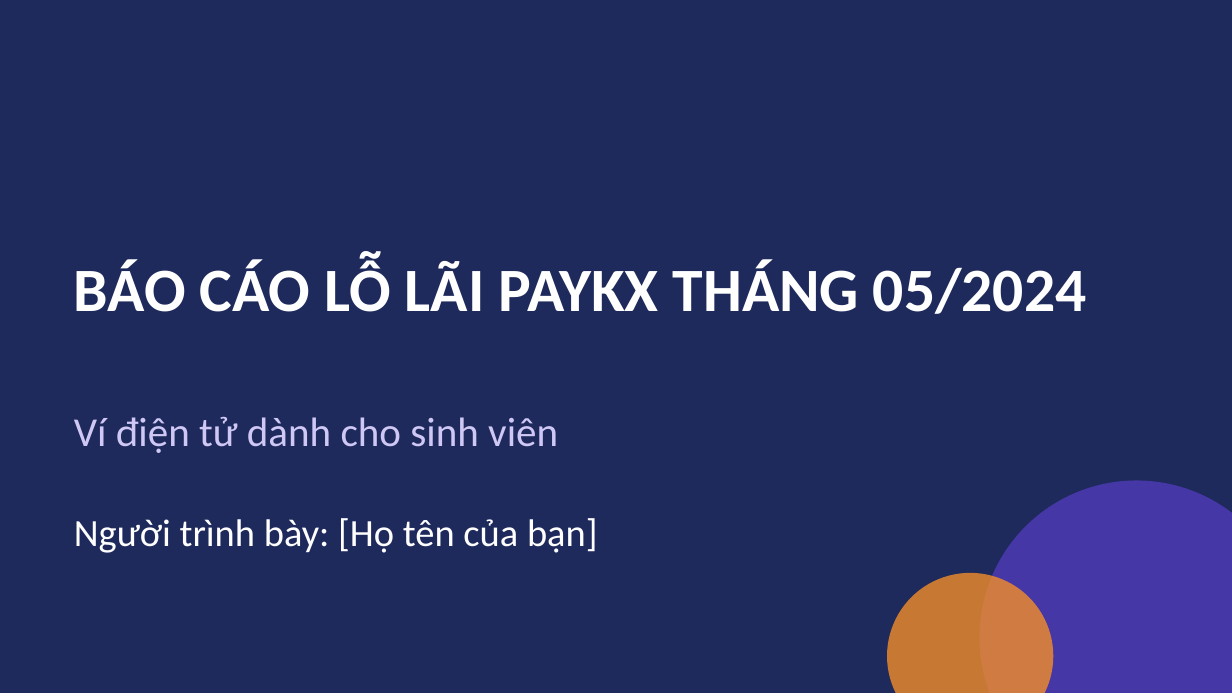
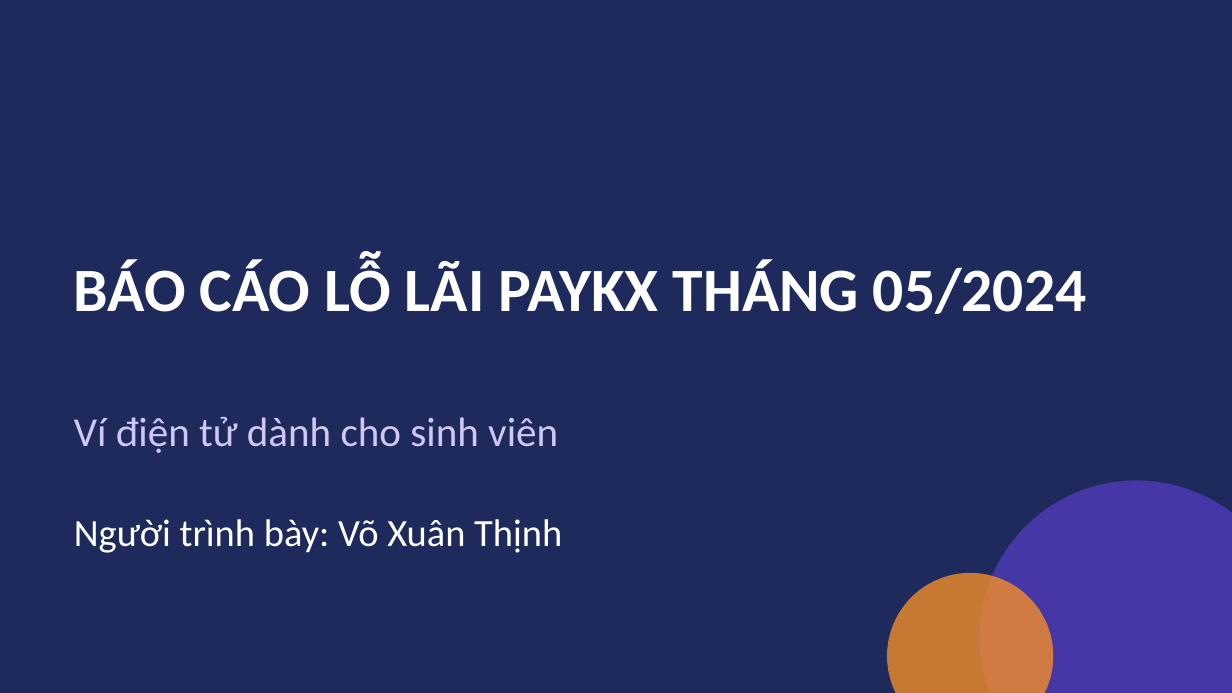
Before and after one commit to HCM-KS26-CNTT2-IT108-VXT/HCM_KS26_CNTT2_IT108_Session12_Ex01, a slide deck: slide 1 of PayKX_Bai1_PowerPoint_BaoCaoLoLai.pptx. Drawn at 1232x693 pixels with LibreOffice and Linux fonts; fonts in the diff are those of the drawing. Boxes give left, top, right and bottom in pixels: in the first picture for what was removed or moved away, otherwise in the second. Text is boxed around its words. In the diff, an @@ line names an element or a change of style, - is before the commit and + after.

Commit message:
update

```diff
--- a/PayKX_Bai1_PowerPoint_BaoCaoLoLai.pptx
+++ b/PayKX_Bai1_PowerPoint_BaoCaoLoLai.pptx
@@ text at <box>74,519,562,553</box>: text changed @@
-Người trình bày: [Họ tên của bạn]
+Người trình bày: Võ Xuân Thịnh
```
Also in this commit, not shown: 3 other slides changed.
